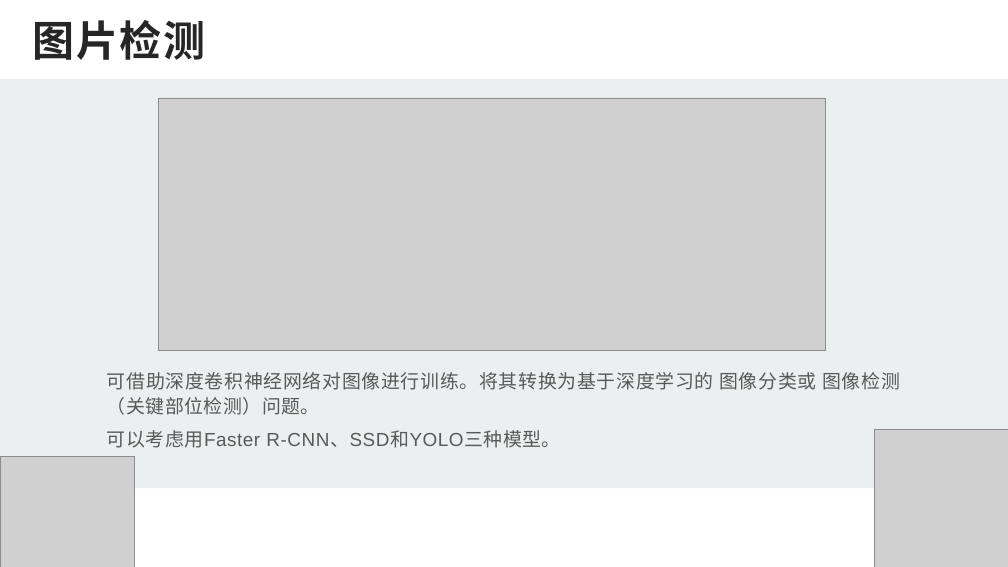
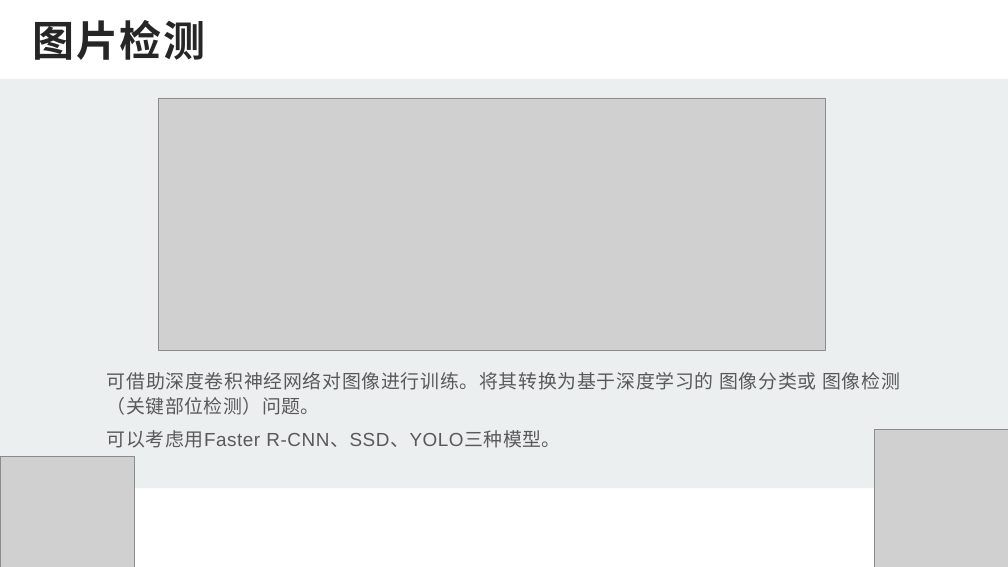
Before and after one commit to SJTUSpeakTeam/projectDoc, a slide deck: slide 20 of pre2.pptx. Drawn at 1008x567 pixels with LibreOffice and Linux fonts; fonts in the diff are those of the drawing; grey boxes stand for pictures. Boxes give left, top, right and bottom in pixels: in the first picture for what was removed or moved away, otherwise in the second. Text is boxed around its words. In the diff, an @@ line names an element or a change of style, - is before the commit and + after.

```diff
--- a/pre2.pptx
+++ b/pre2.pptx
@@ text at (107, 430, 560, 448): text changed @@
-可以考虑用Faster R-CNN、SSD和YOLO三种模型。
+可以考虑用Faster R-CNN、SSD、YOLO三种模型。
```
Also in this commit, not shown: 2 other slides changed, 2 slides added, 1 other file.
